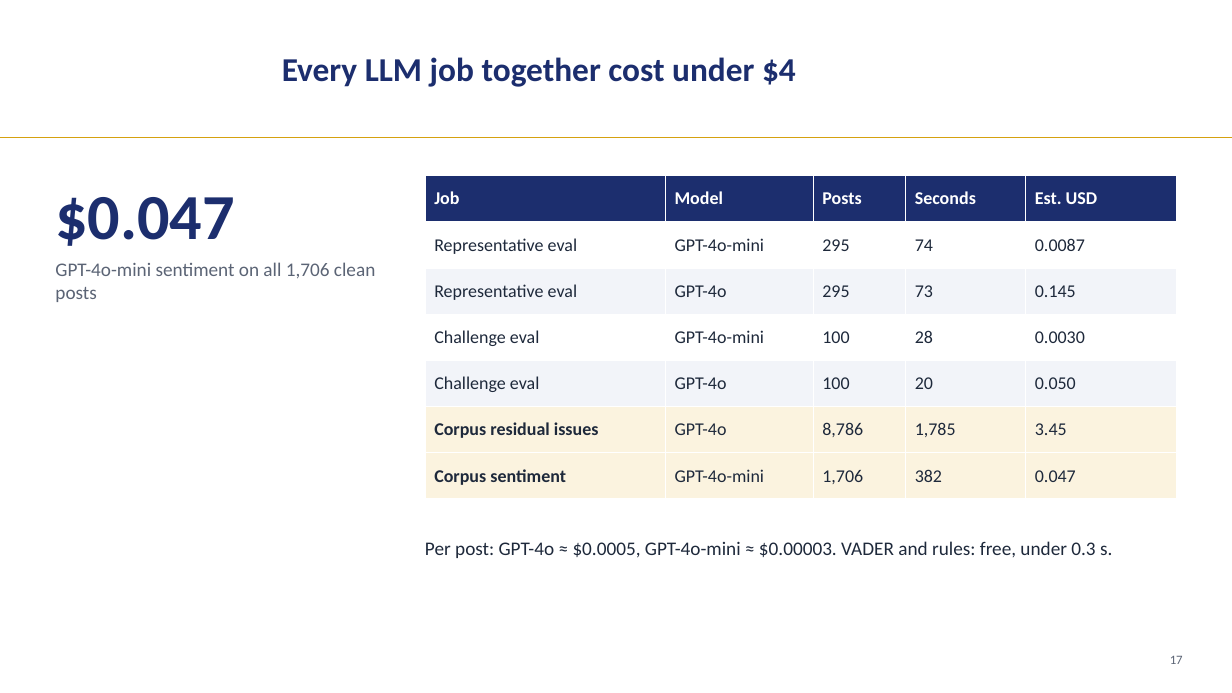
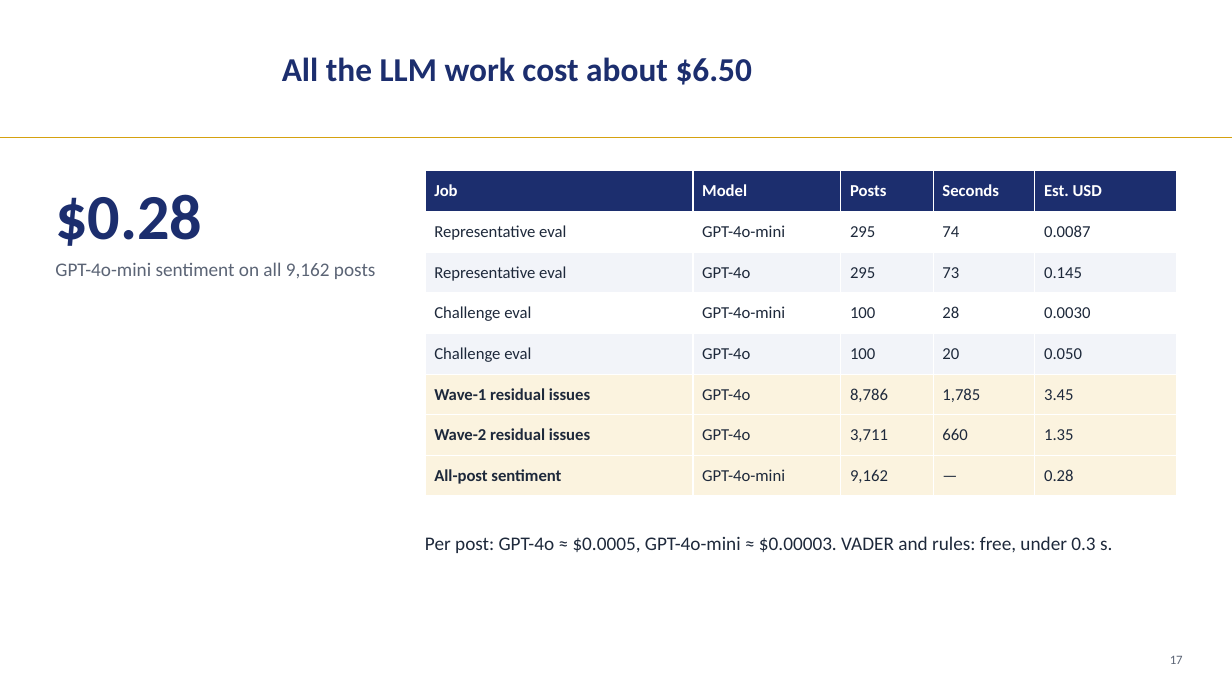
Before and after one commit to LizLicense/Public-Sentiment-Analysis-LLM-powered-Issue-Extraction, a slide deck: slide 17 of presentation/capstone_walkthrough.pptx. Drawn at 1232x693 pixels with LibreOffice and Linux fonts; fonts in the diff are those of the drawing; background and template pictures are left out. Boxes give left, top, right and bottom in pixels: in the first picture for what was removed or moved away, otherwise in the second. Text is boxed around its words. In the diff, an @@ line names an element or a change of style, - is before the commit and + after.

```diff
--- a/presentation/capstone_walkthrough.pptx
+++ b/presentation/capstone_walkthrough.pptx
@@ text at [282, 57, 753, 85]: text changed @@
-Every LLM job together cost under $4
+All the LLM work cost about $6.50
@@ table: place and size @@
-table at [425, 176, 1177, 499]
+table at [425, 171, 1177, 496]
@@ table at [425, 171, 1177, 496] @@
-row 6: Corpus residual issues | GPT-4o | 8,786 | 1,785 | 3.45
-row 7: Corpus sentiment | GPT-4o-mini | 1,706 | 382 | 0.047
+row 6: Wave-1 residual issues | GPT-4o | 8,786 | 1,785 | 3.45
+row 7: Wave-2 residual issues | GPT-4o | 3,711 | 660 | 1.35
+row 8: All-post sentiment | GPT-4o-mini | 9,162 | — | 0.28
@@ text at [55, 194, 202, 246]: text changed @@
-$0.047
+$0.28
@@ text at [55, 262, 376, 279]: text changed @@
-GPT-4o-mini sentiment on all 1,706 clean posts
+GPT-4o-mini sentiment on all 9,162 posts
@@ text "Per post: GPT-4o ≈ $0.0005, ...": place and size @@
-text "Per post: GPT-4o ≈ $0.0005, ..." at [425, 541, 1112, 558]
+text "Per post: GPT-4o ≈ $0.0005, ..." at [425, 536, 1112, 553]
```
Also in this commit, not shown: 17 other slides changed, 1 slide added, 13 other files.
